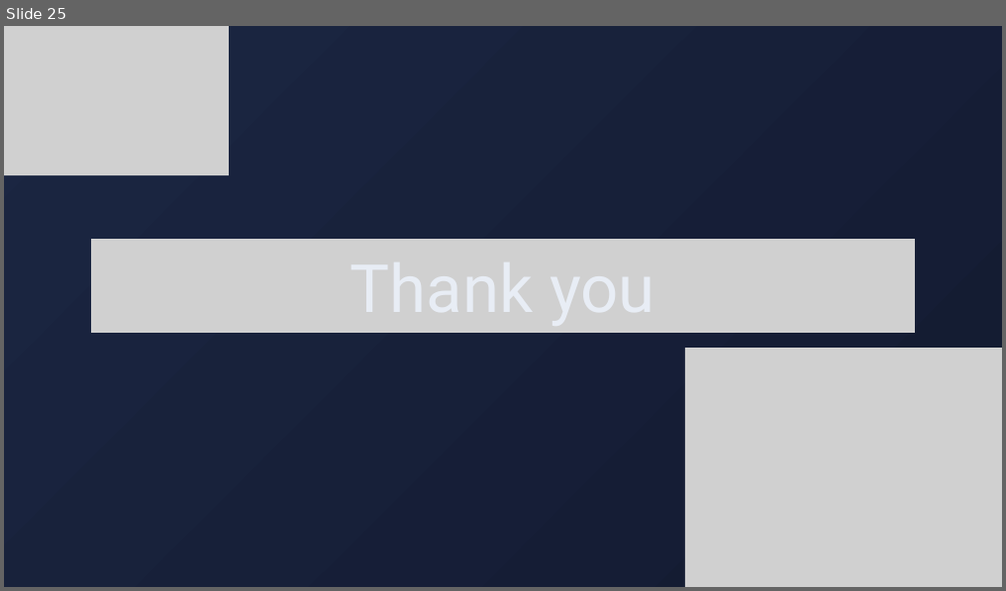
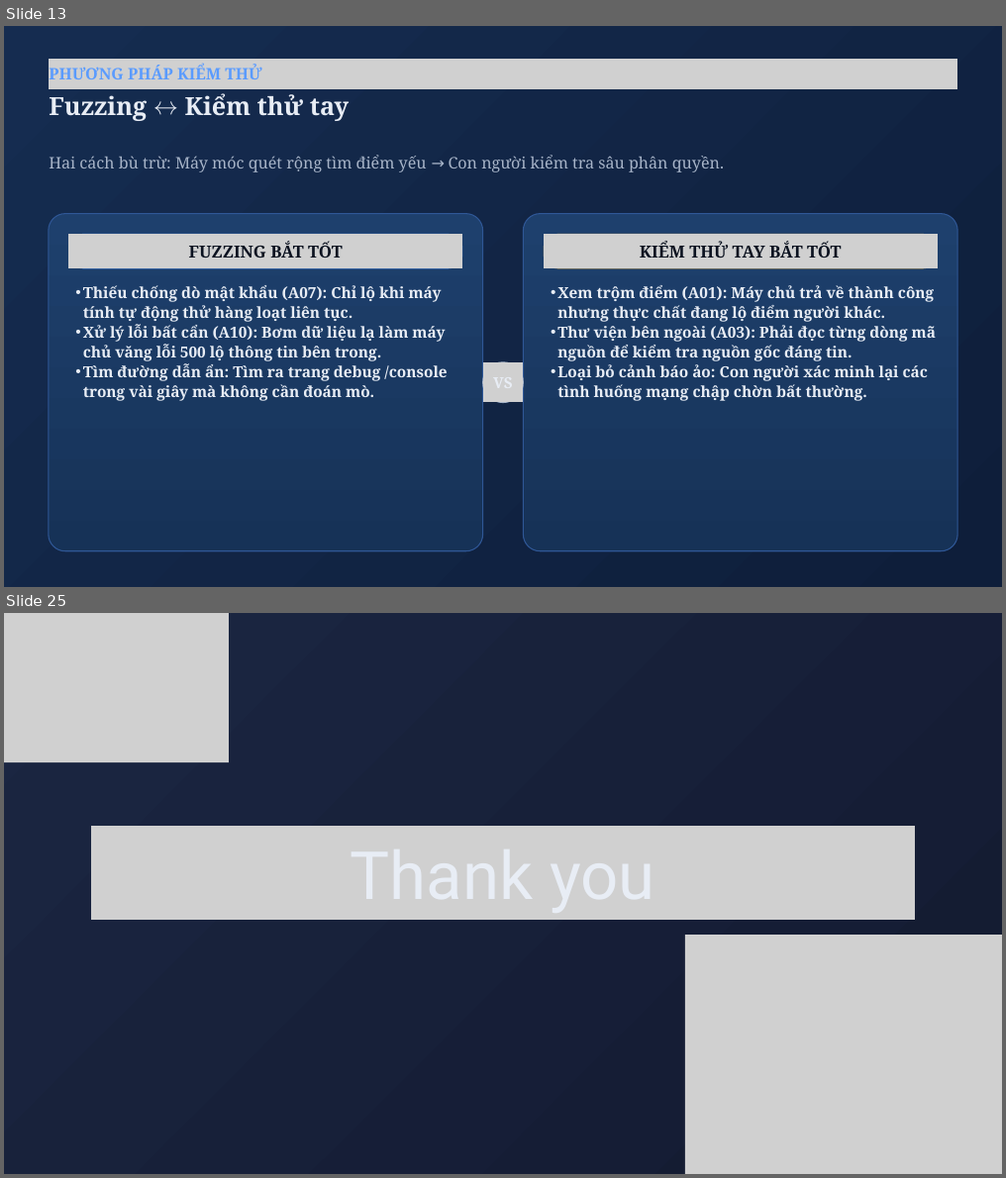
Before and after one commit to Luffyreals/EduFlaw-CSATTT, a slide deck: EduFlaw-OWASP2025.pptx. Shown one above the other, each under a label of ours: slide 25 before the commit, slides 13 and 25 after it; the slides between them are not shown. The pictures are 1006x591 and 1006x1178 pixels, drawn with LibreOffice and Linux fonts; fonts in the diff are those of the drawing; grey boxes stand for pictures. Boxes give left, top, right and bottom in pixels: in the first picture for what was removed or moved away, otherwise in the second. Text is boxed around its words. In the diff, an @@ line names an element or a change of style, - is before the commit and + after.

Commit message:
style(slides): update 86 text blocks in EduFlaw-OWASP2025.pptx to be concise and jargon-free

```diff
--- a/EduFlaw-OWASP2025.pptx
+++ b/EduFlaw-OWASP2025.pptx
@@ slide 13 added at (4,26,1002,587), background gradient #152C50 to #0E1E3A @@
@@ picture added at (49,59,957,89) @@
@@ text added at (49,66,261,79), 23 pt, text #5A9BFF, bold @@
+PHƯƠNG PHÁP KIỂM THỬ
@@ text added at (49,93,349,121), 36 pt, text #E8EDF5, bold @@
+Fuzzing ↔ Kiểm thử tay
@@ text added at (49,155,724,173), 23 pt, text #A7B4C8 @@
+Hai cách bù trừ: Máy móc quét rộng tìm điểm yếu → Con người kiểm tra sâu phân quyền.
@@ freeform shape added at (49,214,483,552), fill gradient #1E406D to #163257, outline #2F5796 1.5 pt @@
@@ freeform shape added at (524,214,958,552), fill gradient #1E406D to #163257, outline #2F5796 1.5 pt @@
@@ freeform shape added at (68,234,462,269), fill #5A9BFF @@
@@ picture added at (68,234,462,269) @@
@@ text added at (189,243,343,258), 24 pt, text #0B1220, bold @@
+FUZZING BẮT TỐT
@@ freeform shape added at (544,234,938,269), fill #F3B64B @@
@@ picture added at (544,234,938,269) @@
@@ text added at (640,243,842,258), 24 pt, text #0B1220, bold @@
+KIỂM THỬ TAY BẮT TỐT
@@ text added at (83,285,447,401), 22 pt, text #E8EDF5, bold @@
+  • Thiếu chống dò mật khẩu (A07): Chỉ lộ khi máy tính tự động thử hàng loạt liên tục.
+  • Xử lý lỗi bất cẩn (A10): Bơm dữ liệu lạ làm máy chủ văng lỗi 500 lộ thông tin bên trong.
+  • Tìm đường dẫn ẩn: Tìm ra trang debug /console trong vài giây mà không cần đoán mò.
@@ text added at (557,285,936,401), 22 pt, text #E8EDF5, bold @@
+  • Xem trộm điểm (A01): Máy chủ trả về thành công nhưng thực chất đang lộ điểm người khác.
+  • Thư viện bên ngoài (A03): Phải đọc từng dòng mã nguồn để kiểm tra nguồn gốc đáng tin.
+  • Loại bỏ cảnh báo ảo: Con người xác minh lại các tình huống mạng chập chờn bất thường.
@@ freeform shape added at (483,363,524,403), fill gradient #22497D to #193963, outline #A7B4C8 1.5 pt @@
@@ picture added at (483,363,523,402) @@
```
Also in this commit, not shown: 20 slides changed, 3 other slides added, 4 slides removed.
